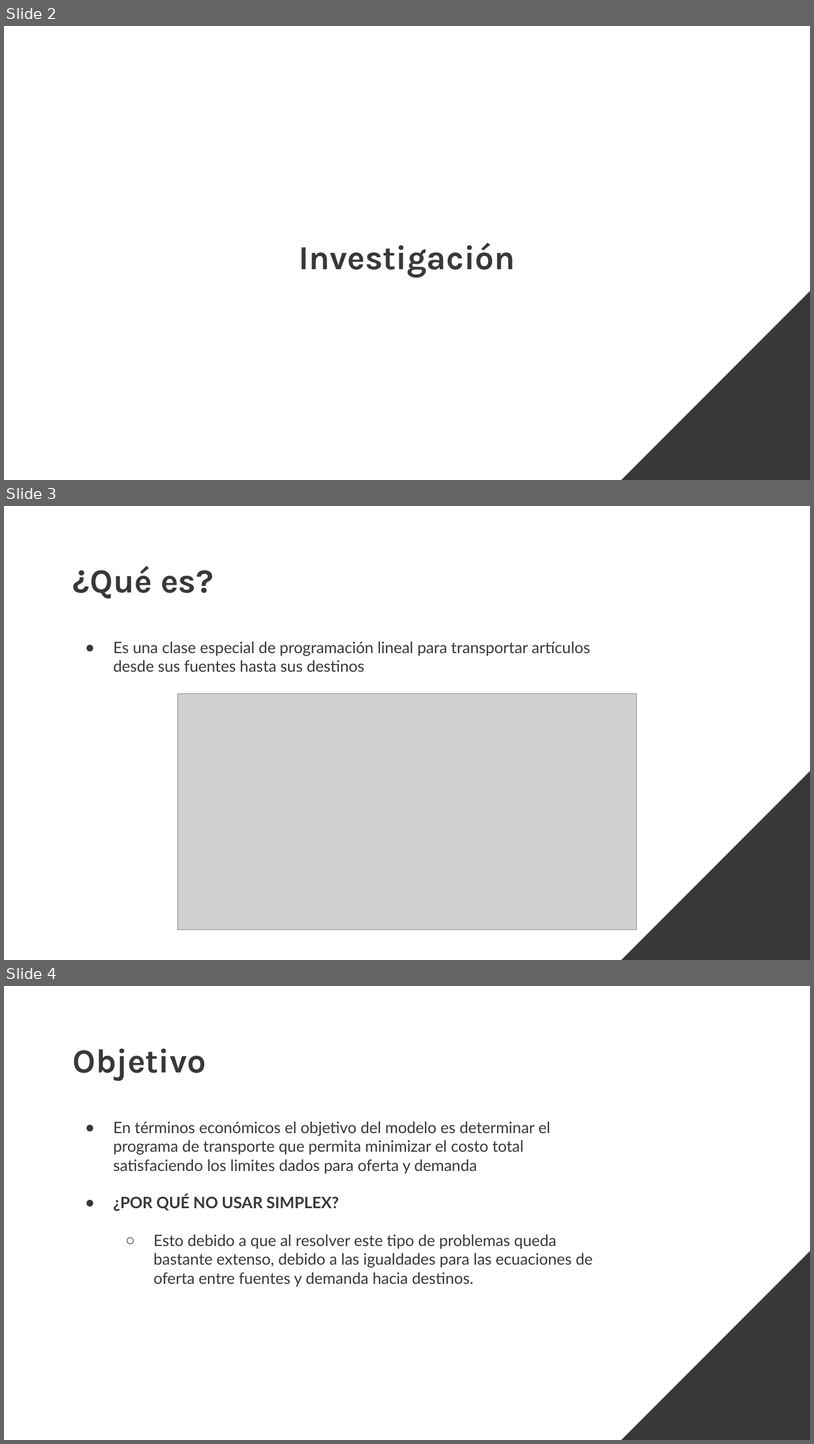
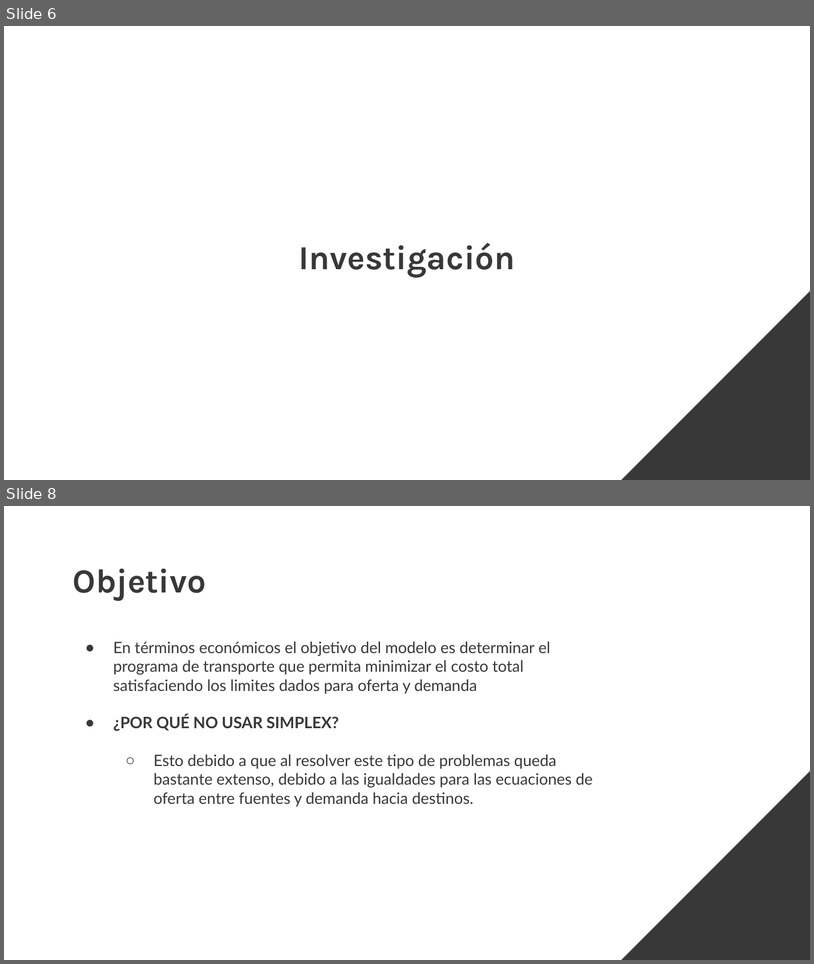
Before and after one commit to Andresmab/IO, a slide deck: Modelo Transporte/Modelo De Transporte.pptx. Shown one above the other, each under a label of ours: slides 2, 3 and 4 before the commit, slides 6 and 8 after it; the slides between them are not shown. The pictures are 814x1444 and 814x964 pixels, drawn with LibreOffice and Linux fonts; fonts in the diff are those of the drawing; grey boxes stand for pictures. Boxes give left, top, right and bottom in pixels: in the first picture for what was removed or moved away, otherwise in the second. Text is boxed around its words. In the diff, an @@ line names an element or a change of style, - is before the commit and + after.

```diff
--- a/Modelo Transporte/Modelo De Transporte.pptx
+++ b/Modelo Transporte/Modelo De Transporte.pptx
@@ slide 3 removed at (4,506,810,960), background #FFFFFF; not listed: 1 template element that a slide beside it also shows @@
@@ title removed at (73,566,213,598) @@
-¿Qué es?
@@ text removed at (113,641,591,672) @@
-● Es una clase especial de programación lineal para transportar artículos desde sus fuentes hasta sus destinos
@@ picture removed at (177,694,638,930) @@
@@ what was slide 2 is now slide 6 @@
@@ what was slide 4 is now slide 8 @@
```
Also in this commit, not shown: 7 slides added.
